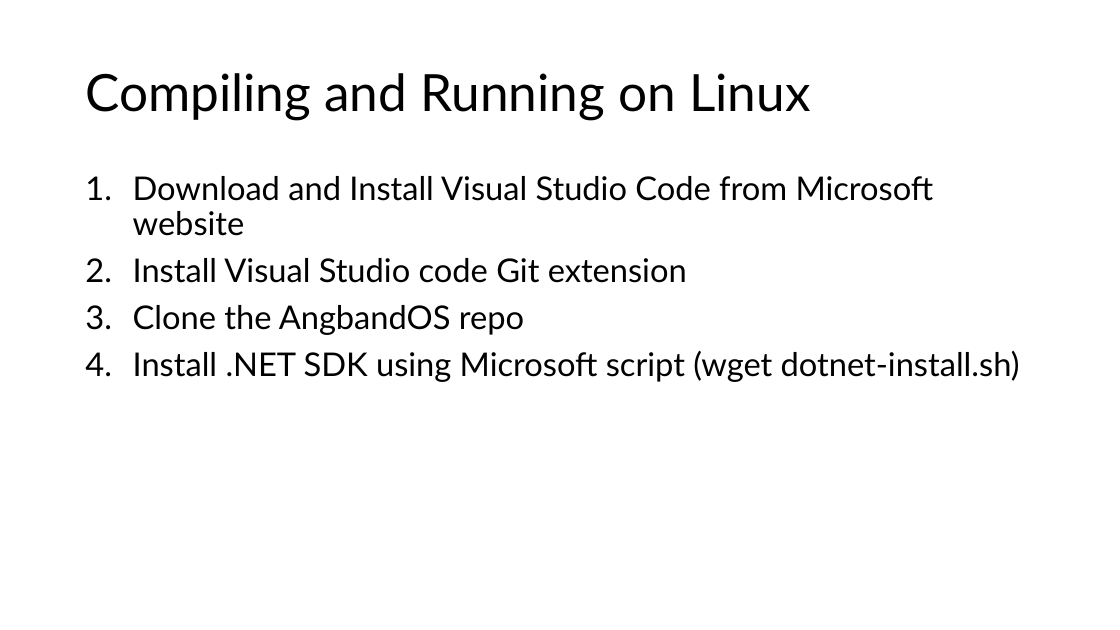
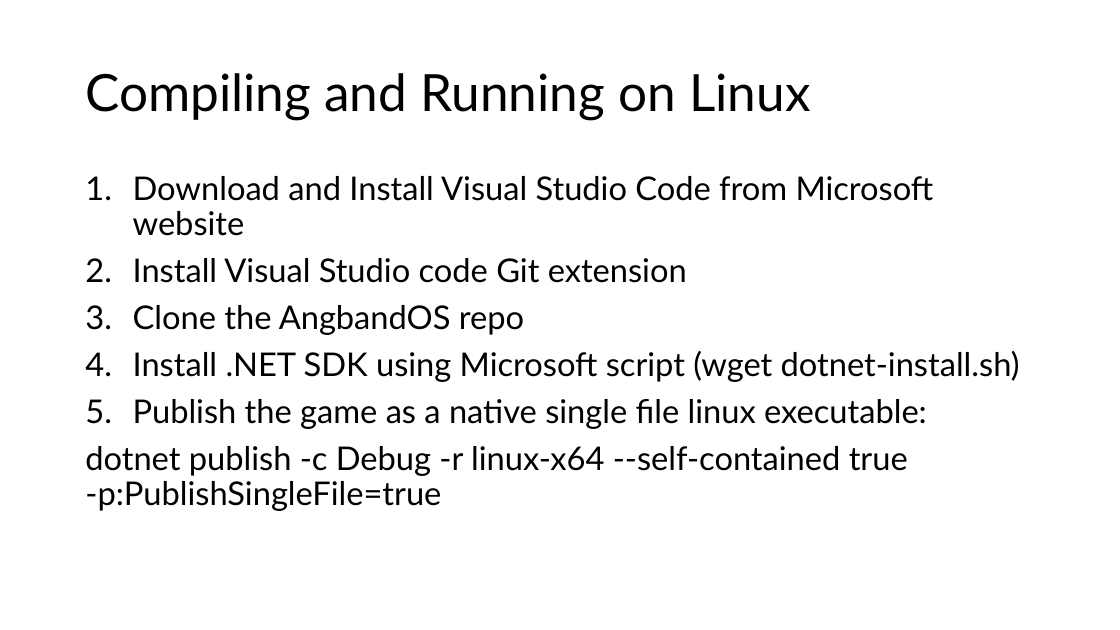
Before and after one commit to marcjohnston/AngbandOS, a slide deck: slide 3 of Documents/Object Property Design and Binding.pptx. Drawn at 1120x630 pixels with LibreOffice and Linux fonts; fonts in the diff are those of the drawing. Boxes give left, top, right and bottom in pixels: in the first picture for what was removed or moved away, otherwise in the second. Text is boxed around its words. In the diff, an @@ line names an element or a change of style, - is before the commit and + after.

```diff
--- a/Documents/Object Property Design and Binding.pptx
+++ b/Documents/Object Property Design and Binding.pptx
@@ text at (85, 399, 927, 511): paragraphs added @@
+5. Publish the game as a native single file linux executable:
+dotnet publish -c Debug -r linux-x64 --self-contained true -p:PublishSingleFile=true
```
Also in this commit, not shown: 14 other files.
